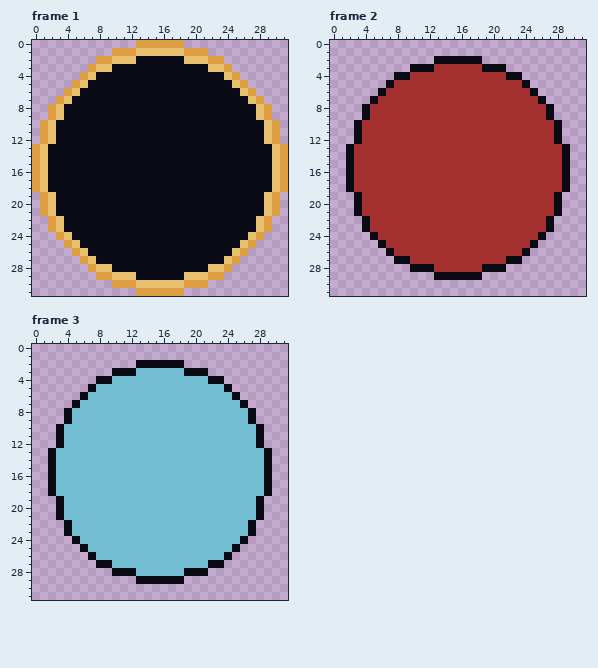
Two states of a pixel-art file, assets/images/ui/status_bubble.aseprite. Above, as it was before the edit.
32x32 pixels, 3 frames. Shown: frame 1, frame 2, frame 3.
Now the later version:
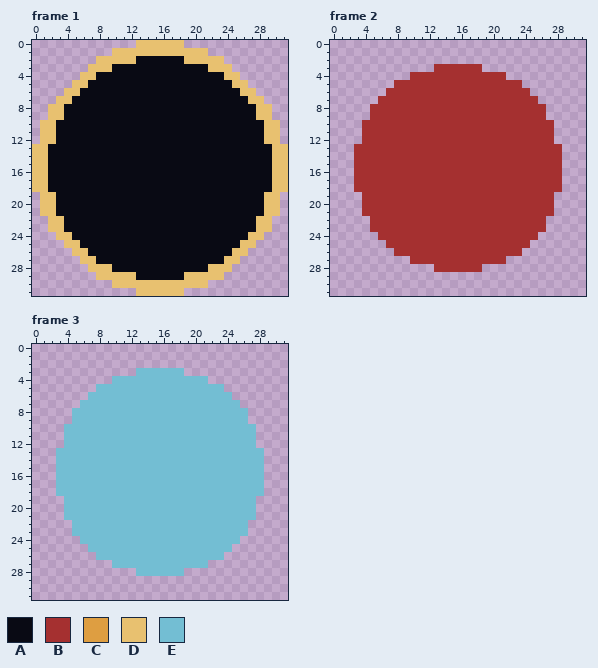
Palette (. is transparent): A #090a14  B #a53030  C #de9e41  D #e8c170  E #73bed3
Difference:
Changed rows in their new state; - is an unchanged pixel.
Frame 1, layer "Layer 2":
first column x 0:
 0 -------------DDDDDD-------------
 1 ----------DDD------DDD----------
 2 --------DD------------DD--------
 3 -------D----------------D-------
 4 ------D------------------D------
 5 -----D--------------------D-----
 6 ----D----------------------D----
 7 ---D------------------------D---
 8 --D--------------------------D--
 9 --D--------------------------D--
10 -D----------------------------D-
11 -D----------------------------D-
12 -D----------------------------D-
13 D------------------------------D
14 D------------------------------D
15 D------------------------------D
16 D------------------------------D
17 D------------------------------D
18 D------------------------------D
19 -D----------------------------D-
20 -D----------------------------D-
21 -D----------------------------D-
22 --D--------------------------D--
23 --D--------------------------D--
24 ---D------------------------D---
25 ----D----------------------D----
26 -----D--------------------D-----
27 ------D------------------D------
28 -------D----------------D-------
29 --------DD------------DD--------
30 ----------DDD------DDD----------
31 -------------DDDDDD-------------
Frame 2, layer "Layer 1":
first column x 2:
 2 -----------......-----------
 3 --------...------...--------
 4 ------..------------..------
 5 -----.----------------.-----
 6 ----.------------------.----
 7 ---.--------------------.---
 8 --.----------------------.--
 9 --.----------------------.--
10 -.------------------------.-
11 -.------------------------.-
12 -.------------------------.-
13 .--------------------------.
14 .--------------------------.
15 .--------------------------.
16 .--------------------------.
17 .--------------------------.
18 .--------------------------.
19 -.------------------------.-
20 -.------------------------.-
21 -.------------------------.-
22 --.----------------------.--
23 --.----------------------.--
24 ---.--------------------.---
25 ----.------------------.----
26 -----.----------------.-----
27 ------..------------..------
28 --------...------...--------
29 -----------......-----------
Frame 3, layer "Layer 1": the same change as frame 2
Pixel boxes of the changes (left, top, right, bottom) in both pictures:
changed: (32, 40, 288, 296)
erased: (346, 56, 570, 280)
erased: (48, 360, 272, 584)
